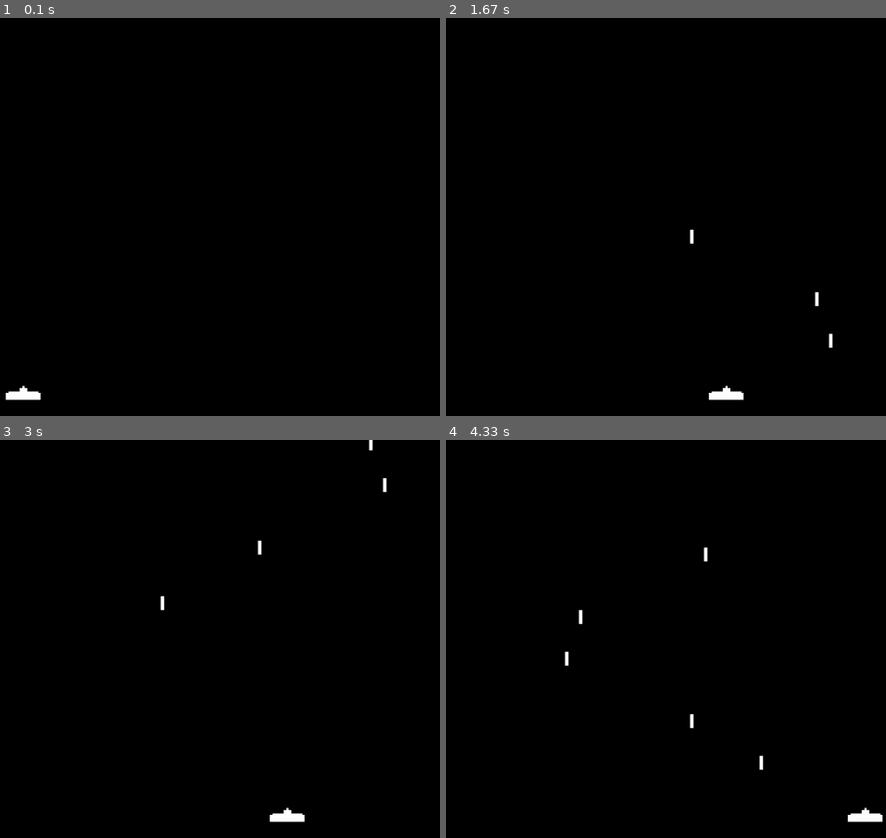
Above: before the commit, frames 1-4 (two rows, left to right).
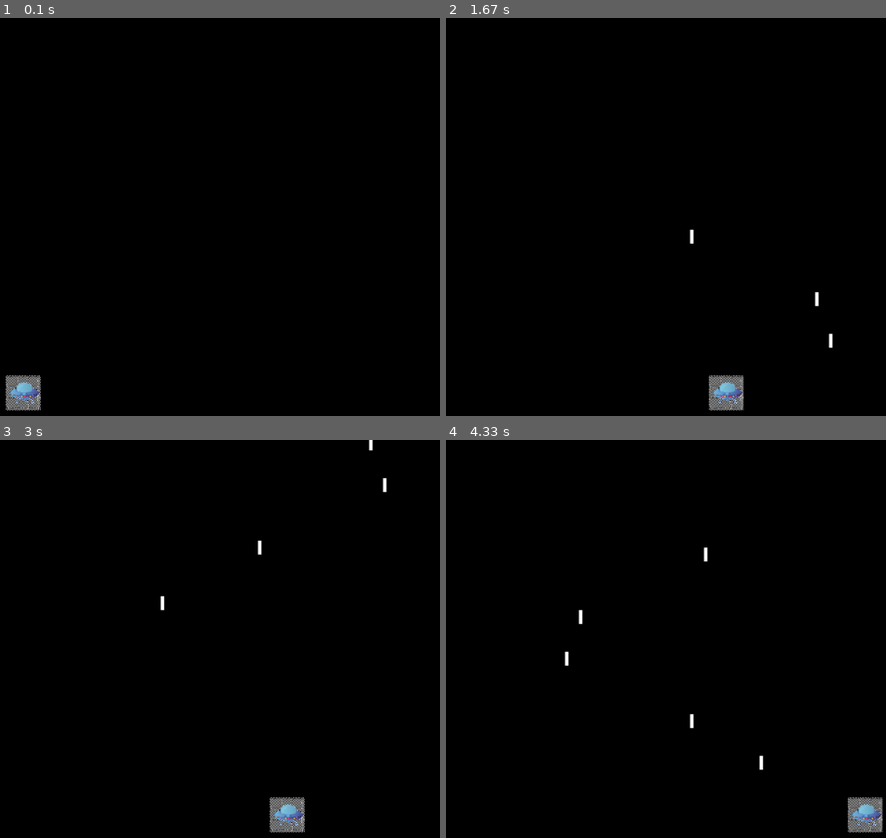
Above: after the commit, the same moments.

Repository: lollei0809/NEA
Game: pygame game, started from game_play/invader.py
The game is run twice, just before and just after one commit, with the same random seed, the same clock (stepped at 60 frames per second) and the same inputs.
Inputs:
- Up to frame 1 (0.1 s): no input
- Up to frame 2 (1.67 s): hold Right 0.33-0.8 s; hold Right 0.83-1.3 s; tap Space at 0.9, 1.2, 1.4 s; hold Left from 1.33 s (still down)
- Up to frame 3 (3 s): tap Space at 1.7, 1.97, 2.27, 2.4, 2.7 s; release Left at 1.87 s; hold Left 1.9-2.3 s; hold Right 2.33-2.97 s
- Up to frame 4 (4.33 s): hold Left 3-3.47 s; tap Space at 3.07, 3.37, 3.57, 3.87, 4.07 s; hold Right 3.5-3.97 s; hold Right from 4 s (still down)

The runs differ from the first frame. In frame 1, 0.7% of the frame differs, in the area x 1-10%, y 89-99%; in frame 2, 0.7%, in the area x 59-68%, y 89-99%; in frame 3, 0.7%; in frame 4, 0.7%.

Commit message:
begin gui

Diff:
--- /dev/null
+++ b/GUI.py
@@ -0,0 +1,37 @@
+import pygame
+from util import load_image
+
+class Game:
+    def __init__(self):
+        self.initialise_pygame()
+        self.screen = pygame.display.set_mode((800, 600))
+        self.background = load_image("blue") # user input can change color of backgroud:
+        #needs set up frame to input username password and settings like colors and sounds
+    def main_loop(self):
+        while True:
+            self.handle_input()
+            self.process_game_logic()
+            self.draw_game_elements()
+
+    def initialise_pygame(self):
+        pygame.init()
+        pygame.display.set_caption("Binary Game")
+
+    def handle_input(self):
+        for event in pygame.event.get():
+            if event.type == pygame.QUIT or (event.type == pygame.KEYDOWN and event.key == pygame.K_ESCAPE):
+                #close with the x or esc
+                quit()
+
+    def process_game_logic(self):
+        pass
+
+    def draw_game_elements(self):
+        self.screen.fill((0, 0, 0))
+        self.screen.blit(self.background, (0, 0))
+        pygame.display.flip()
+
+
+if __name__ == "__main__":
+    game = Game()
+    game.main_loop()
--- a/game.py
+++ b/game.py
@@ -84,17 +84,19 @@
         for item in self.user.details_dict[self.user.username][type]["incorrect"]:
             incorrect_sum += item
         try:
-            percent = 100 * correct_sum / (correct_sum + incorrect_sum)
+            percent = correct_sum / (correct_sum + incorrect_sum)
         except ZeroDivisionError:
             percent = 0
-        return round(percent, 1)
+        return round(percent, 2)
 
     def recommend_question(self):
-        percentages = []
+        decimals = []
         for item in self.types.keys():
-            percentages.append(self.calc_average_correct(item))
-        #make waitings if no questions answered start 50%
-        choice = random.choices(self.types.keys(), weights=percentages, cum_weights=None)
+            decimals.append(self.calc_average_correct(item))
+        #make weightings if no questions answered start 50%
+        for decimal in decimals:
+            decimal = 1-decimal # reverses so mostly correct is low decimal so less likely to be chosen
+        choice = random.choices(self.types.keys(), weights=decimals, cum_weights=None)
         return choice
 
 if __name__ == "__main__":
--- a/game_play/invader.py
+++ b/game_play/invader.py
@@ -19,8 +19,8 @@
 class Player(pygame.sprite.Sprite):
     def __init__(self):
         super().__init__()
-        self.image = pygame.image.load('../Assets/Sprites/spaceship.png')
-        self.image = pygame.transform.scale(self.image, (50, 20))
+        self.image = pygame.image.load('../assets/sprites/spaceship.png')
+        self.image = pygame.transform.scale(self.image, (50, 50))
         self.rect = self.image.get_rect(center=(SCREEN_WIDTH // 2, SCREEN_HEIGHT * 0.9))
 
     def shoot(self):
--- a/store_data/Json_experiment.py
+++ /dev/null
@@ -1,8 +0,0 @@
-import json
-
-questions = {"convert 00001001 to denery": 9,
-             "convert 12 to binary": 1100}
-json.dumps(questions)#converts to json formatting eg True=true.
-# converting back to python might give wrong dta type as both int and float are json numbers
-with open ("json_question_prototype.json", mode="w", encoding="utf-8") as file:
-    json.dump(questions,file)
--- a/store_data/database.py
+++ /dev/null
@@ -1,19 +0,0 @@
-import sqlite3
-conn = sqlite3.connect("binary_app.sqlite")
-cursor = conn.cursor()
-
-create_users_table = """
-CREATE TABLE IF NOT EXISTS users (
-  id INTEGER PRIMARY KEY AUTOINCREMENT,
-  password TEXT NOT NULL,
-  firstname TEXT NOT NULL,
-  lastname TEXT NOT NULL,
-  age INTEGER,
-);
-"""
-
-try:
-    cursor.execute(create_users_table)
-
-finally:
-    conn.close()
Binary file removed: Assets/Sprites/Invaders/space__0007_UFO.png
Binary file removed: Assets/Sprites/Invaders/space__0008_ShieldFull.png
Binary file removed: Assets/Sprites/Invaders/space__0009_EnemyExplosion.png
Binary file removed: Assets/Sprites/Invaders/space__0010_PlayerExplosion.png
Binary file removed: Assets/Sprites/Projectiles/ProjectileA_1.png
Binary file removed: Assets/Sprites/Projectiles/ProjectileA_3.png
Binary file removed: Assets/Sprites/Projectiles/ProjectileA_4.png
Binary file removed: Assets/Sprites/Projectiles/ProjectileA__2.png
Binary file removed: Assets/Sprites/Projectiles/ProjectileB_1.png
Binary file removed: Assets/Sprites/Projectiles/ProjectileB_2.png
Binary file removed: Assets/Sprites/Projectiles/ProjectileB_3.png
Binary file removed: Assets/Sprites/Projectiles/ProjectileB_4.png
(and 45 more such lines)
